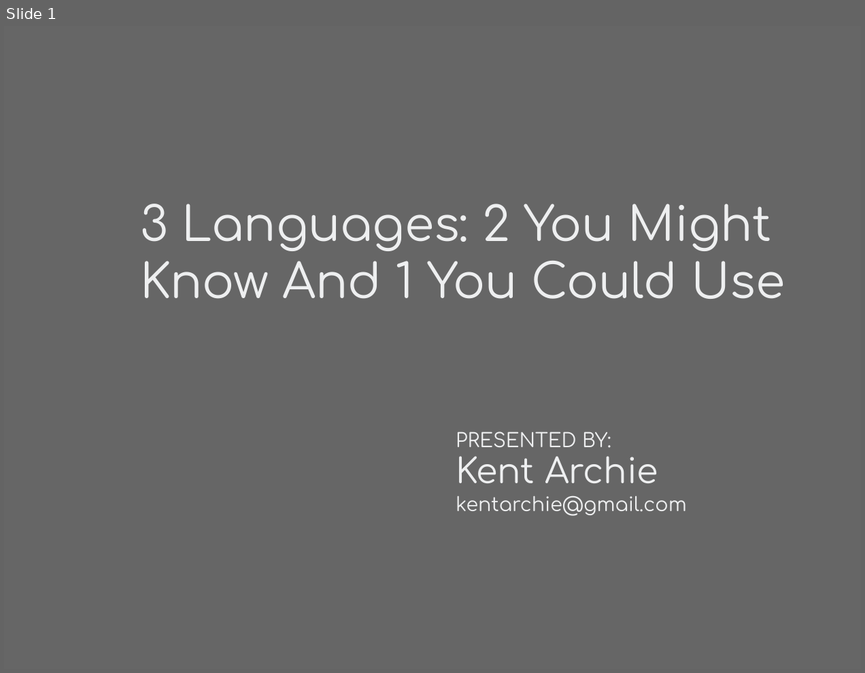
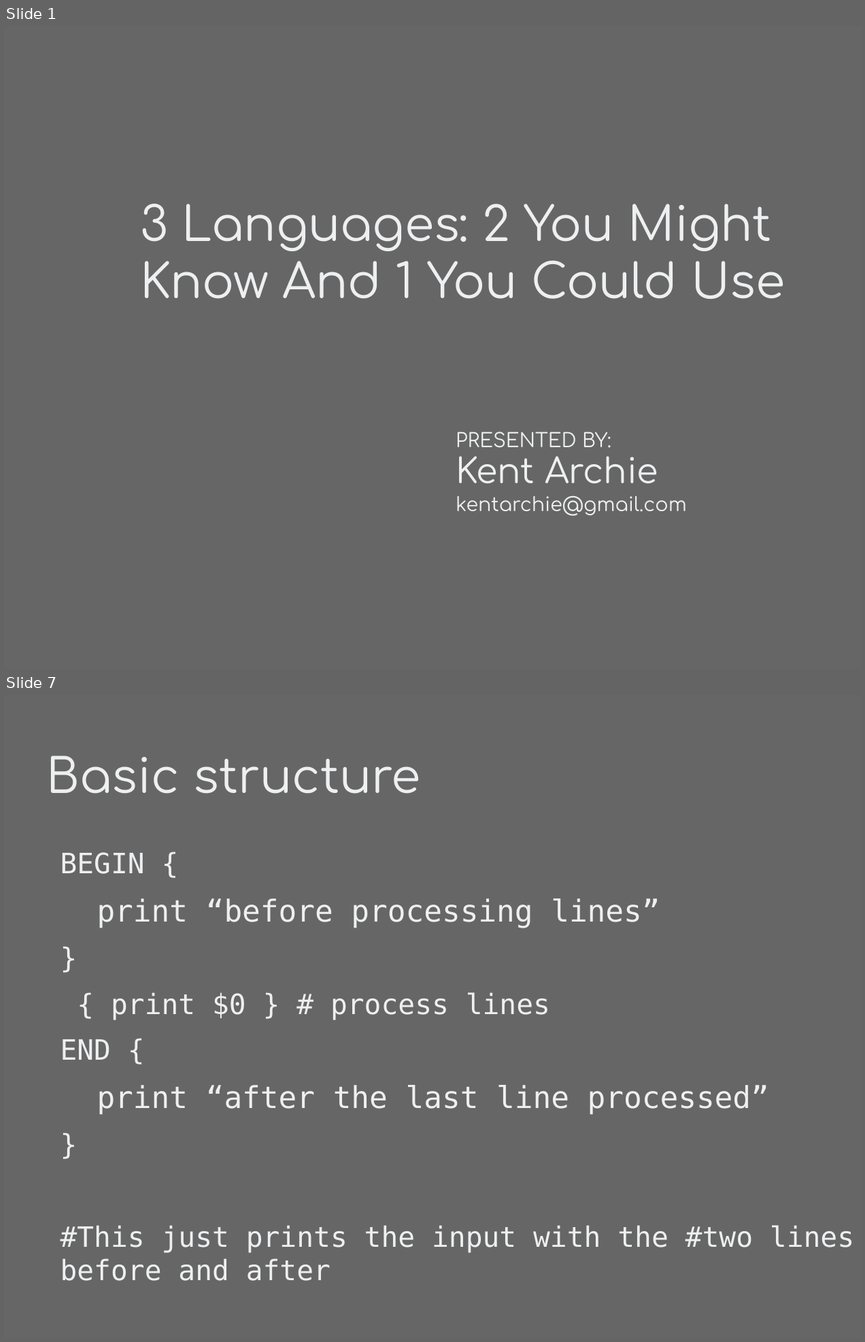
Before and after one commit to kentarchie/three-languages-talk, a slide deck: Slides/ThreeLanguages.odp. Shown one above the other, each under a label of ours: slide 1 before the commit, slides 1 and 7 after it; the slides between them are not shown. The pictures are 865x673 and 865x1342 pixels, drawn with LibreOffice and Linux fonts; fonts in the diff are those of the drawing. Boxes give left, top, right and bottom in pixels: in the first picture for what was removed or moved away, otherwise in the second. Text is boxed around its words. In the diff, an @@ line names an element or a change of style, - is before the commit and + after.

```diff
--- a/Slides/ThreeLanguages.odp
+++ b/Slides/ThreeLanguages.odp
@@ slide 7 added at (4,695,861,1338), background #666666 @@
@@ title added at (47,756,420,794), 44 pt, text #EEEFF0 @@
+Basic structure
@@ text added at (60,852,854,1280), 26 pt, text #EEEFF0 @@
+BEGIN {
+  print “before processing lines”
+}
+{ print $0 } # process lines
+END {
+  print “after the last line processed”
+}
+#This just prints the input with the #two lines before and after
```
Also in this commit, not shown: 30 other slides added, 15 other files.
